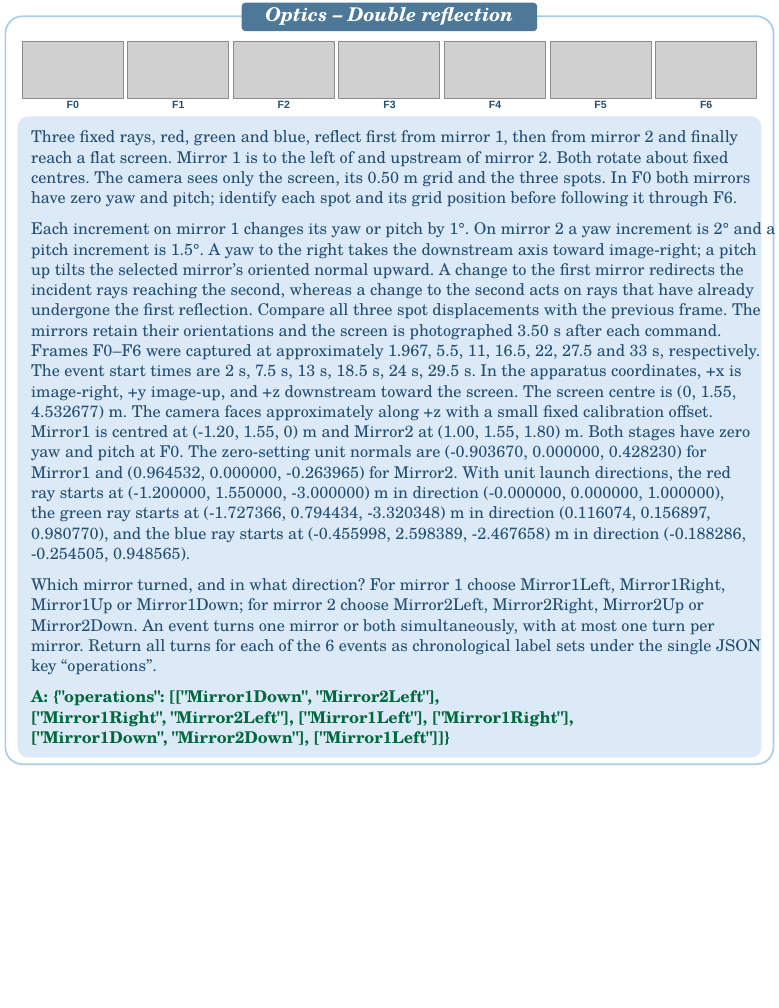
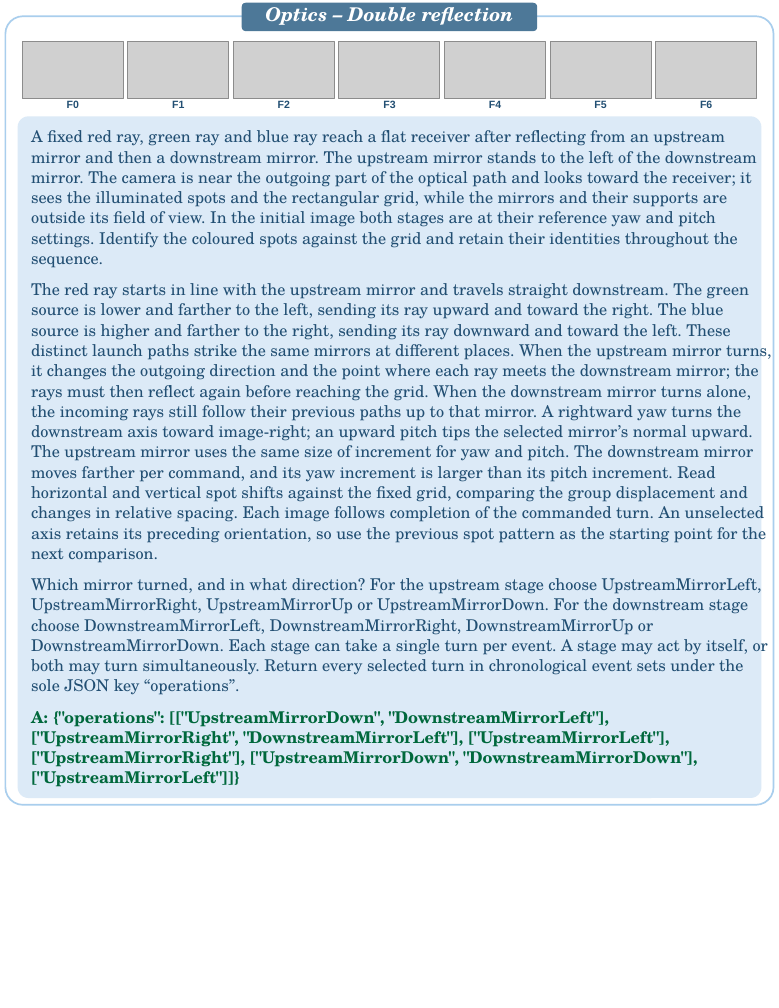
Before and after one commit to PIER-Lab/CaveBench, a slide deck: slide 18 of docs/assets/cases/CaveBench_Case_Studies.pptx. Drawn at 779x1008 pixels with LibreOffice and Linux fonts; fonts in the diff are those of the drawing; grey boxes stand for pictures. Boxes give left, top, right and bottom in pixels: in the first picture for what was removed or moved away, otherwise in the second. Text is boxed around its words. In the diff, an @@ line names an element or a change of style, - is before the commit and + after.

```diff
--- a/docs/assets/cases/CaveBench_Case_Studies.pptx
+++ b/docs/assets/cases/CaveBench_Case_Studies.pptx
@@ rounded rectangle: place and size @@
-rounded rectangle at [6,17,774,764]
+rounded rectangle at [6,17,774,805]
@@ rounded rectangle: place and size @@
-rounded rectangle at [18,116,761,757]
+rounded rectangle at [18,116,761,798]
@@ rounded rectangle at [18,116,761,798]: proportions changed @@
@@ text at [31,130,757,268]: text changed @@
-Three fixed rays, red, green and blue, reflect first from mirror 1, then from mirror 2 and finally
-reach a flat screen. Mirror 1 is to the left of and upstream of mirror 2. Both rotate about fixed
-centres. The camera sees only the screen, its 0.50 m grid and the three spots. In F0 both mirrors
-have zero yaw and pitch; identify each spot and its grid position before following it through F6.
+A fixed red ray, green ray and blue ray reach a flat receiver after reflecting from an upstream
+mirror and then a downstream mirror. The upstream mirror stands to the left of the downstream
+mirror. The camera is near the outgoing part of the optical path and looks toward the receiver; it
+sees the illuminated spots and the rectangular grid, while the mirrors and their supports are
+outside its field of view. In the initial image both stages are at their reference yaw and pitch
+settings. Identify the coloured spots against the grid and retain their identities throughout the
+sequence.
@@ text at [31,283,772,563]: text changed @@
-Each increment on mirror 1 changes its yaw or pitch by 1°. On mirror 2 a yaw increment is 2° and a
-pitch increment is 1.5°. A yaw to the right takes the downstream axis toward image-right; a pitch
-up tilts the selected mirror’s oriented normal upward. A change to the first mirror redirects the
-incident rays reaching the second, whereas a change to the second acts on rays that have already
-undergone the first reflection. Compare all three spot displacements with the previous frame. The
-mirrors retain their orientations and the screen is photographed 3.50 s after each command.
-Frames F0–F6 were captured at approximately 1.967, 5.5, 11, 16.5, 22, 27.5 and 33 s, respectively.
-The event start times are 2 s, 7.5 s, 13 s, 18.5 s, 24 s, 29.5 s. In the apparatus coordinates, +x is
-image-right, +y image-up, and +z downstream toward the screen. The screen centre is (0, 1.55,
-4.532677) m. The camera faces approximately along +z with a small fixed calibration offset.
-Mirror1 is centred at (-1.20, 1.55, 0) m and Mirror2 at (1.00, 1.55, 1.80) m. Both stages have zero
-yaw and pitch at F0. The zero-setting unit normals are (-0.903670, 0.000000, 0.428230) for
-Mirror1 and (0.964532, 0.000000, -0.263965) for Mirror2. With unit launch directions, the red
-ray starts at (-1.200000, 1.550000, -3.000000) m in direction (-0.000000, 0.000000, 1.000000),
-the green ray starts at (-1.727366, 0.794434, -3.320348) m in direction (0.116074, 0.156897,
-0.980770), and the blue ray starts at (-0.455998, 2.598389, -2.467658) m in direction (-0.188286,
--0.254505, 0.948565).
+The red ray starts in line with the upstream mirror and travels straight downstream. The green
+source is lower and farther to the left, sending its ray upward and toward the right. The blue
+source is higher and farther to the right, sending its ray downward and toward the left. These
+distinct launch paths strike the same mirrors at different places. When the upstream mirror turns,
+it changes the outgoing direction and the point where each ray meets the downstream mirror; the
+rays must then reflect again before reaching the grid. When the downstream mirror turns alone,
+the incoming rays still follow their previous paths up to that mirror. A rightward yaw turns the
+downstream axis toward image-right; an upward pitch tips the selected mirror’s normal upward.
+The upstream mirror uses the same size of increment for yaw and pitch. The downstream mirror
+moves farther per command, and its yaw increment is larger than its pitch increment. Read
+horizontal and vertical spot shifts against the fixed grid, comparing the group displacement and
+changes in relative spacing. Each image follows completion of the commanded turn. An unselected
+axis retains its preceding orientation, so use the previous spot pattern as the starting point for the
+next comparison.
@@ text at [31,578,762,695]: text changed @@
-Which mirror turned, and in what direction? For mirror 1 choose Mirror1Left, Mirror1Right,
-Mirror1Up or Mirror1Down; for mirror 2 choose Mirror2Left, Mirror2Right, Mirror2Up or
-Mirror2Down. An event turns one mirror or both simultaneously, with at most one turn per
-mirror. Return all turns for each of the 6 events as chronological label sets under the single JSON
-key “operations”.
+Which mirror turned, and in what direction? For the upstream stage choose UpstreamMirrorLeft,
+UpstreamMirrorRight, UpstreamMirrorUp or UpstreamMirrorDown. For the downstream stage
+choose DownstreamMirrorLeft, DownstreamMirrorRight, DownstreamMirrorUp or
+DownstreamMirrorDown. Each stage can take a single turn per event. A stage may act by itself, or
+both may turn simultaneously. Return every selected turn in chronological event sets under the
+sole JSON key “operations”.
@@ text at [31,711,698,787]: text changed @@
-A: {"operations": [["Mirror1Down", "Mirror2Left"],
-["Mirror1Right", "Mirror2Left"], ["Mirror1Left"], ["Mirror1Right"],
-["Mirror1Down", "Mirror2Down"], ["Mirror1Left"]]}
+A: {"operations": [["UpstreamMirrorDown", "DownstreamMirrorLeft"],
+["UpstreamMirrorRight", "DownstreamMirrorLeft"], ["UpstreamMirrorLeft"],
+["UpstreamMirrorRight"], ["UpstreamMirrorDown", "DownstreamMirrorDown"],
+["UpstreamMirrorLeft"]]}
```
Also in this commit, not shown: 19 other slides changed.
